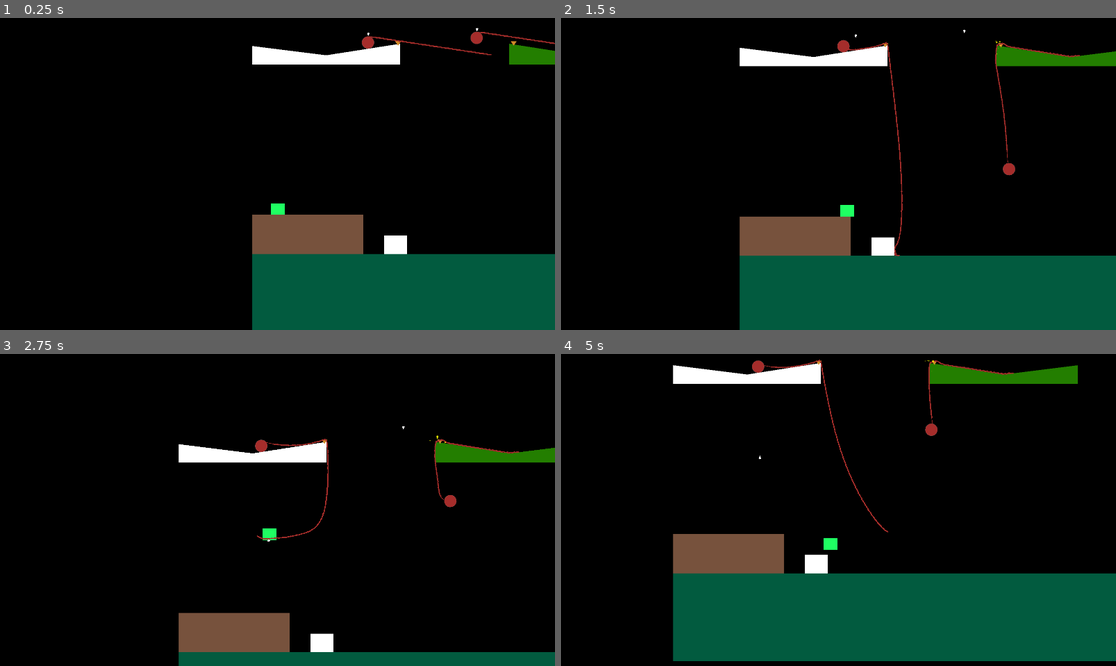
Above: before the commit, frames 1-4 (two rows, left to right).
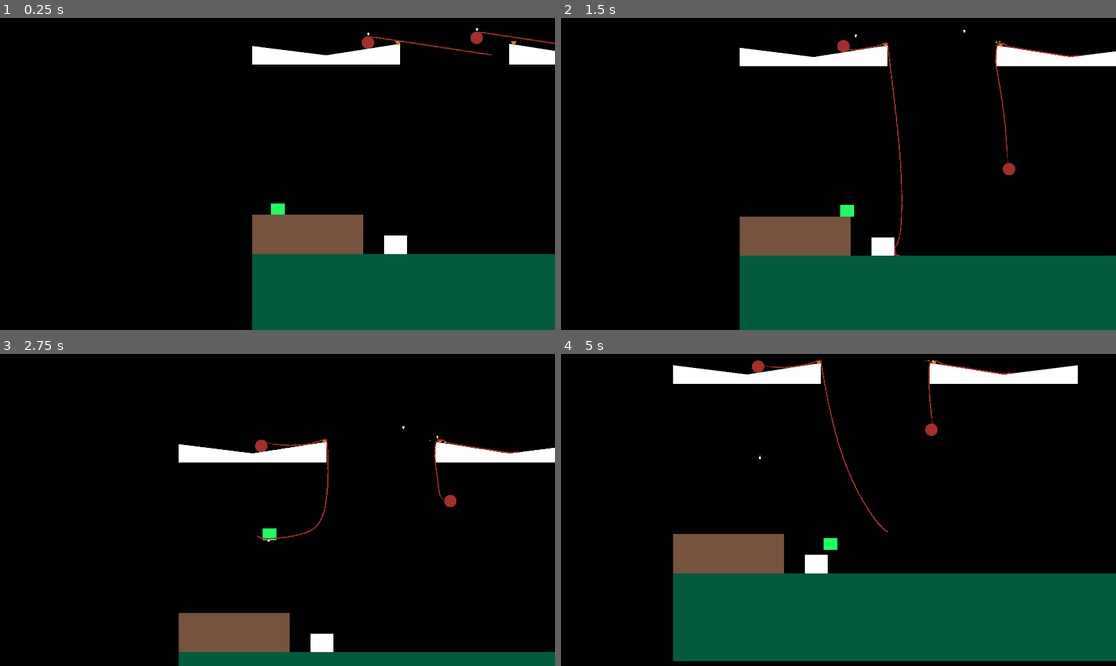
Above: after the commit, the same moments.

Repository: Musa-E/CS422---Group-Project
Game: Godot game, scene res://Levels/TestLevels/RopeSwingTest.tscn
Same seed, same stepped clock (60 frames per second), same inputs: the game is played once before the commit and once after it.
Inputs (mouse positions are in pixels of both pictures, inside the frame that each line leads up to):
- Up to frame 1 (0.25 s): no input
- Up to frame 2 (1.5 s): tap Enter (ui_accept) at 0.5, 0.77 s; move the mouse to (960, 158) at 0.52 s; hold Right mouse button (grab) 0.53-1.28 s; hold Right (ui_right) from 0.53 s (still down); click (960, 158) at 0.67 s; move the mouse to (727, 189) at 1.27 s; click (727, 189) at 1.35 s
- Up to frame 3 (2.75 s): tap Enter (ui_accept) at 1.52 s; move the mouse to (333, 441) at 2.02 s; release Right (ui_right) at 2.03 s; hold Left (ui_left) from 2.03 s (still down); hold Right mouse button (grab) from 2.03 s (still down)
- Up to frame 4 (5 s): move the mouse to (810, 572) at 2.77 s; release Left (ui_left) at 2.78 s; release Right mouse button (grab) at 2.78 s; hold Right (ui_right) 2.78-4.28 s; click (810, 572) at 2.85 s; tap Enter (ui_accept) at 3.02, 3.77, 4.52 s; move the mouse to (1005, 556) at 3.52 s; hold Right mouse button (grab) 3.53-4.28 s; move the mouse to (672, 463) at 4.27 s; hold Left (ui_left) from 4.28 s (still down); click (672, 463) at 4.35 s

The runs differ from the first frame. In frame 1, 0.5% of the frame differs, in the area x 91-100%, y 8-15%; in frame 2, 1.0%; in frame 3, 1.0%; in frame 4, 1.3%, in the area x 66-94%, y 2-10%.

Commit message:
Added fireflies to rope swing

Diff:
--- a/catandyarn/Levels/TestLevels/RopeSwingTest.tscn
+++ b/catandyarn/Levels/TestLevels/RopeSwingTest.tscn
@@ -196,7 +196,6 @@
 polygon = PackedVector2Array(0, -4.5, 256, -44.5, 256, 27.5, -256, 27.5, -256, -36.5)
 
 [node name="Polygon2D" type="Polygon2D" parent="Geometry/Cieling3"]
-color = Color(0.137255, 0.494118, 0, 1)
 polygon = PackedVector2Array(-144, -56, 112, -24, 368, -64, 368, 8, -144, 8)
 
 [node name="Block" type="StaticBody2D" parent="Geometry"]
@@ -223,15 +222,13 @@
 
 [node name="YarnRoot" parent="Components" instance=ExtResource("3_xepom")]
 position = Vector2(-504, -8)
-rope_segment_scene = SubResource("PackedScene_v1fcb")
+rope_segment_scene = SubResource("PackedScene_gb1nm")
 on_start_segments = 32
-use_debug = false
 
 [node name="YarnRoot2" parent="Components" instance=ExtResource("3_xepom")]
 position = Vector2(-128, -24)
-rope_segment_scene = SubResource("PackedScene_vfg7d")
+rope_segment_scene = SubResource("PackedScene_nctnw")
 on_start_segments = 30
-use_debug = false
 yarn_mass = 0.5
 
 [node name="Fireflies" parent="Components" instance=ExtResource("7_sbayn")]
Not shown: 3 places in catandyarn/Levels/TestLevels/RopeSwingTest.tscn that only renumber resources
